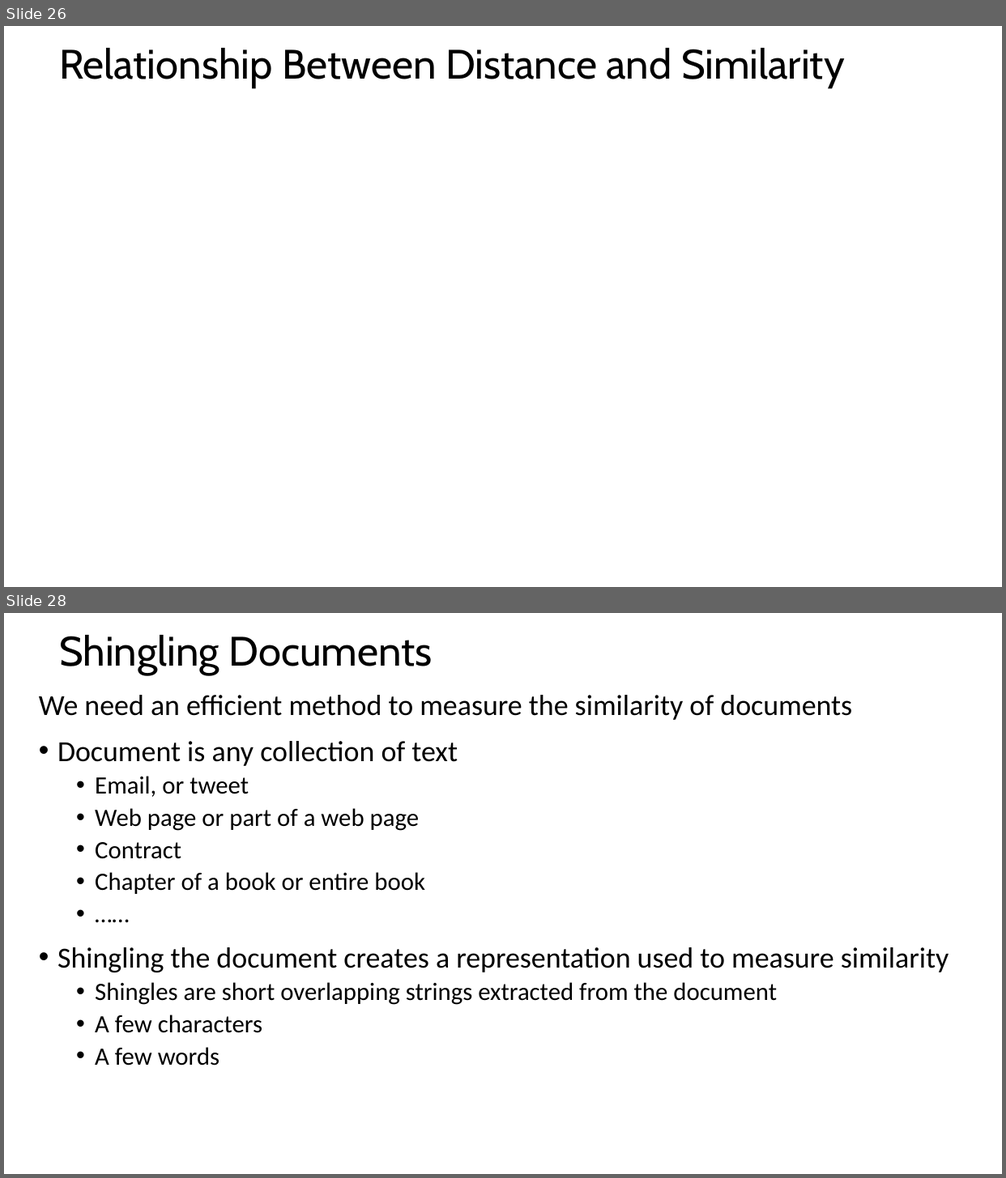
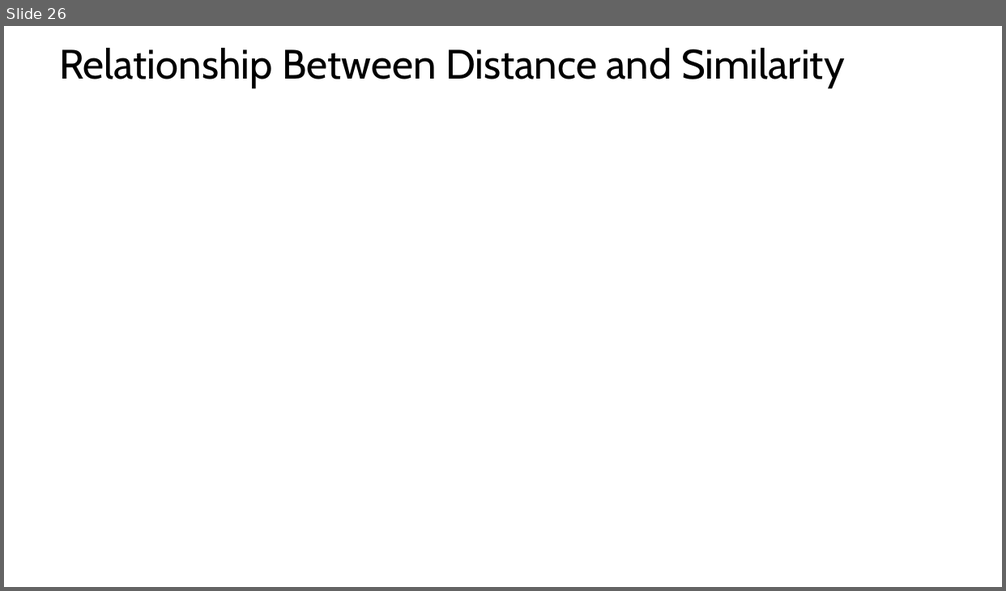
Before and after one commit to StephenElston/CSCI-E-108, a slide deck: slides/4_DistanceAndSimilarityMeasures_Part1.pptx. Shown one above the other, each under a label of ours: slides 26 and 28 before the commit, slide 26 after it; the slides between them are not shown. The pictures are 1006x1178 and 1006x591 pixels, drawn with LibreOffice and Linux fonts; fonts in the diff are those of the drawing; grey boxes stand for pictures. Boxes give left, top, right and bottom in pixels: in the first picture for what was removed or moved away, otherwise in the second. Text is boxed around its words. In the diff, an @@ line names an element or a change of style, - is before the commit and + after.

```diff
--- a/slides/4_DistanceAndSimilarityMeasures_Part1.pptx
+++ b/slides/4_DistanceAndSimilarityMeasures_Part1.pptx
@@ slide 28 removed at [4, 613, 1002, 1174], background #FFFFFF @@
@@ title removed at [59, 635, 432, 675] @@
-Shingling Documents
@@ text removed at [39, 695, 949, 1066] @@
-We need an efficient method to measure the similarity of documents
-• Document is any collection of text
-  • Email, or tweet
-  • Web page or part of a web page
-  • Contract
-  • Chapter of a book or entire book
-  • ……
-• Shingling the document creates a representation used to measure similarity
-  • Shingles are short overlapping strings extracted from the document
-  • A few characters
-  • A few words
```
Also in this commit, not shown: 1 slide changed, 29 other slides removed, 1 other file.
